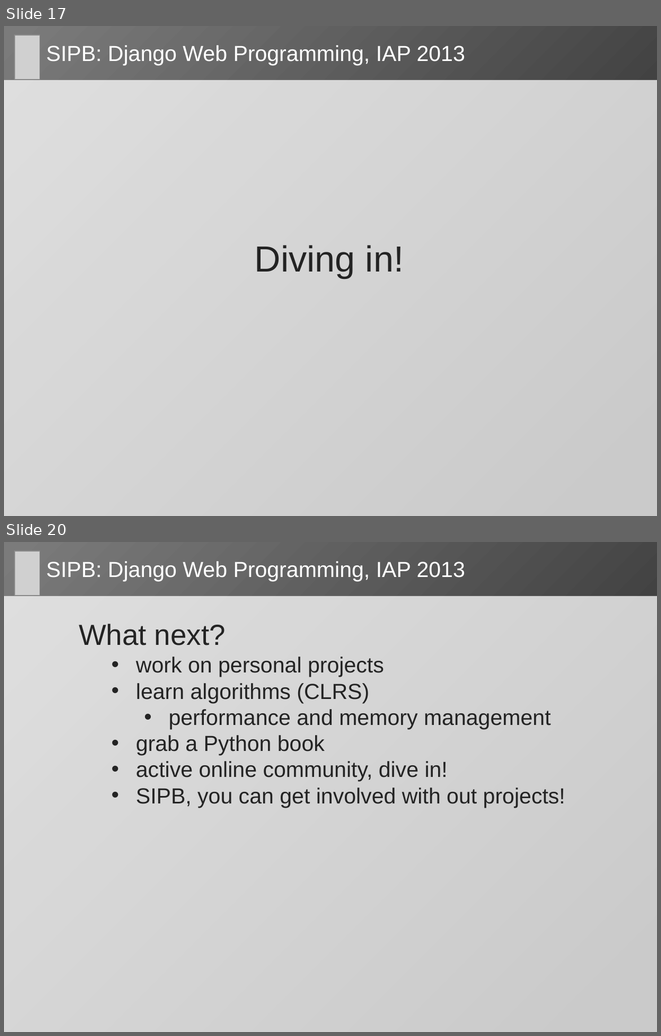
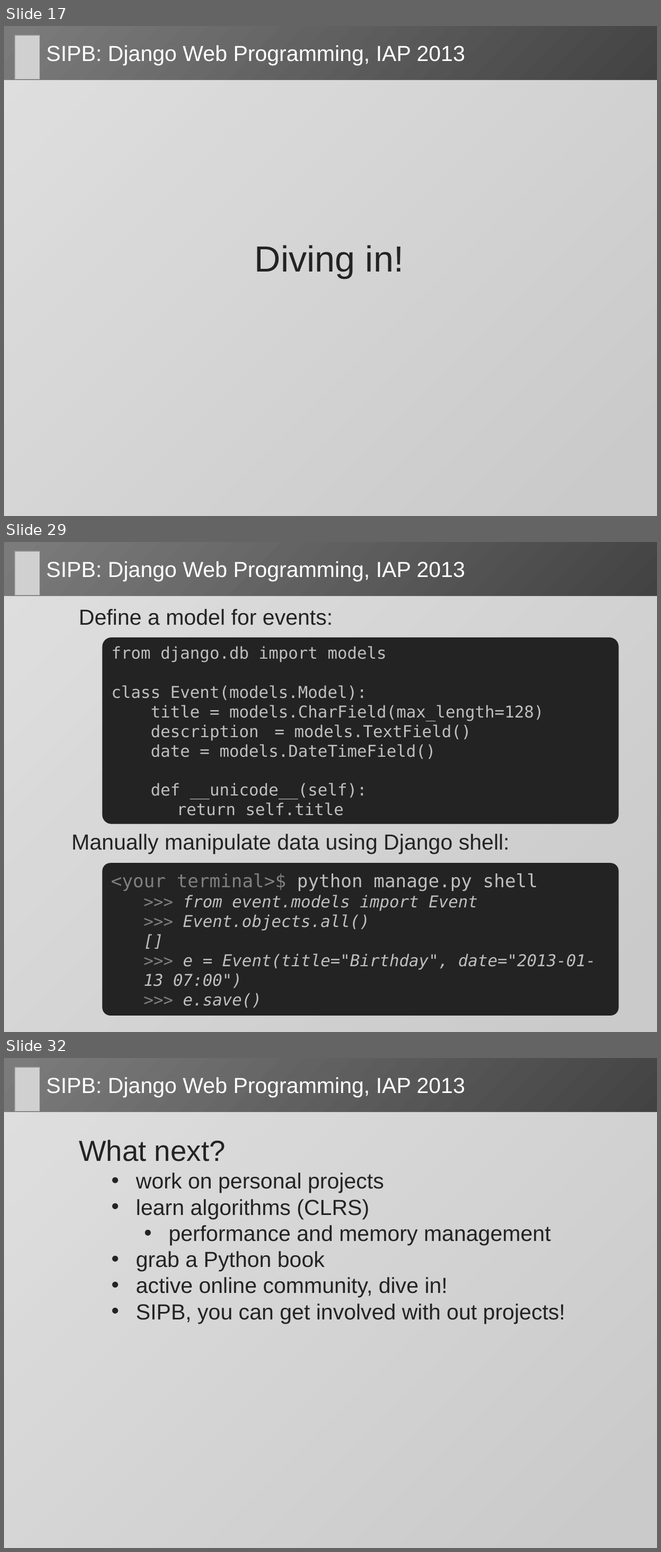
Before and after one commit to dlukeomalley/SIPB_django_class, a slide deck: slides/django_slides.pptx. Shown one above the other, each under a label of ours: slides 17 and 20 before the commit, slides 17, 29 and 32 after it; the slides between them are not shown. The pictures are 661x1036 and 661x1552 pixels, drawn with LibreOffice and Linux fonts; fonts in the diff are those of the drawing; grey boxes stand for pictures. Boxes give left, top, right and bottom in pixels: in the first picture for what was removed or moved away, otherwise in the second. Text is boxed around its words. In the diff, an @@ line names an element or a change of style, - is before the commit and + after.

Commit message:
basic event functionality added

```diff
--- a/slides/django_slides.pptx
+++ b/slides/django_slides.pptx
@@ slide 29 added at [4, 542, 657, 1032], background gradient #7B7B7B to #232323 @@
@@ picture added at [15, 551, 40, 596] @@
@@ title added at [46, 561, 465, 582], 24 pt, text #FFFFFF @@
+SIPB: Django Web Programming, IAP 2013
@@ rounded rectangle added at [4, 596, 657, 1032], fill #FFFFFF at 76% opacity @@
@@ text added at [79, 609, 333, 625], 24 pt, text #232323 @@
+  Define a model for events:
@@ rounded rectangle added at [103, 637, 619, 823], fill #232323, 18 pt, text #BFBFBF @@
+from django.db import models
+class Event(models.Model):
+title = models.CharField(max_length=128)
+description = models.TextField()
+date = models.DateTimeField()
+def __unicode__(self):
+return self.title
@@ text added at [71, 834, 510, 854], 24 pt, text #232323 @@
+  Manually manipulate data using Django shell:
@@ rounded rectangle added at [103, 863, 619, 1015], fill #232323, 18 pt, text #BFBFBF, italic @@
+<your terminal>$ python manage.py shell
+  >>> from event.models import Event
+  >>> Event.objects.all()
+  []
+  >>> e = Event(title="Birthday", date="2013-01-13 07:00")
+  >>> e.save()
@@ what was slide 20 is now slide 32 @@
```
Also in this commit, not shown: 2 slides changed, 11 other slides added, 7 other files.
